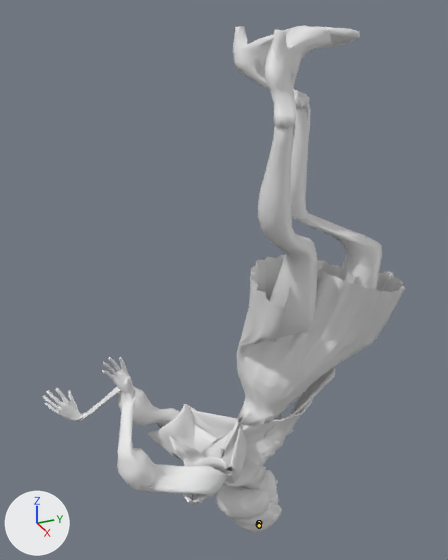
Two versions of the FBX model exports/newculture/Spirit_NewCulture_SDD_Compliant.fbx, one commit apart.
Both versions are drawn from a 50 mm camera at (1.417, -0.77, 1.671) aimed at (-0.131, -0.073, 0.897). Every picture has the same lights, and +X, +Y and +Z are marked at lower left. The picture after the commit comes second. Both versions are drawn at frame 1 of the action 'target_character|Turn'; the numbers are the values there. The bones that bend it are drawn over the model as lines.

In view in the first picture: 'Body', 'Hair' and 1 more.
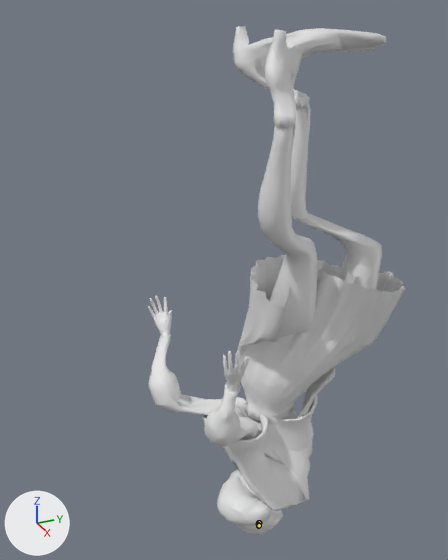
Location of each change, [x1, y1, x2, y2] in pixels of the pictures (448 x 560 px):
'Body', posed (29% narrower): before [43, 53, 405, 533]; after [148, 54, 405, 535]
'Hair', posed (20% wider): before [233, 25, 360, 76]; after [233, 26, 386, 76]
bone 'LeftForeArm', root to tip: before (258, 525) to (258, 524); after (258, 525) to (259, 525)
bone 'LeftHand', root to tip: before (258, 524) to (258, 524); after (259, 525) to (259, 524)

Diff of the bpy script that builds the scene:
```diff
--- a/exports/newculture/Spirit_NewCulture_SDD_Compliant.fbx.py
+++ b/exports/newculture/Spirit_NewCulture_SDD_Compliant.fbx.py
@@ bone_lefttoebase @@
 bone_lefttoebase = bpy.data.objects['target_character'].pose.bones['LeftToeBase']  # child of 'LeftFoot'
-bone_lefttoebase.rotation_quaternion = (0.999, -0.046, -0.006, 0.007)  # degrees (-5, -1, 1)
+bone_lefttoebase.rotation_quaternion = (0.997, -0.072, -0.02, -0.02)  # degrees (-8, -2, -2)
@@ bone_righttoebase @@
 bone_righttoebase = bpy.data.objects['target_character'].pose.bones['RightToeBase']  # child of 'RightFoot'
-bone_righttoebase.rotation_quaternion = (0.997, -0.064, -0.002, -0.035)  # degrees (-7, -1, -4)
+bone_righttoebase.rotation_quaternion = (0.995, -0.102, 0.007, -0.021)  # degrees (-12, 1, -3)
@@ bone_spine01 @@
 bone_spine01 = bpy.data.objects['target_character'].pose.bones['Spine01']  # child of 'Spine02'
-bone_spine01.rotation_quaternion = (0.995, 0.097, 0.003, -0.002)  # degrees (11, 0, 0)
+bone_spine01.rotation_quaternion = (0.998, -0.052, 0.008, 0.026)  # degrees (-6, 1, 3)
@@ bone_leftshoulder @@
 bone_leftshoulder = bpy.data.objects['target_character'].pose.bones['LeftShoulder']  # child of 'Spine'
-bone_leftshoulder.rotation_quaternion = (0.994, 0.071, 0.004, 0.081)  # degrees (8, 0, 9)
+bone_leftshoulder.rotation_quaternion = (0.978, -0.175, -0.019, 0.115)  # degrees (-20, 0, 13)
@@ bone_leftforearm @@
 bone_leftforearm = bpy.data.objects['target_character'].pose.bones['LeftForeArm']  # child of 'LeftArm'
-bone_leftforearm.rotation_quaternion = (0.997, 0.062, 0.001, -0.045)  # degrees (7, 0, -5)
+bone_leftforearm.rotation_quaternion = (0.994, 0.082, 0.009, -0.069)  # degrees (9, 2, -8)
@@ bone_lefthand @@
 bone_lefthand = bpy.data.objects['target_character'].pose.bones['LeftHand']  # child of 'LeftForeArm'
-bone_lefthand.rotation_quaternion = (0.992, 0.121, -0.015, -0.038)  # degrees (14, -1, -5)
+bone_lefthand.rotation_quaternion = (0.98, -0.006, -0.197, -0.019)  # degrees (0, -23, -2)
@@ bone_rightshoulder @@
 bone_rightshoulder = bpy.data.objects['target_character'].pose.bones['RightShoulder']  # child of 'Spine'
-bone_rightshoulder.rotation_quaternion = (0.988, 0.076, -0.004, -0.135)  # degrees (9, 1, -16)
+bone_rightshoulder.rotation_quaternion = (0.984, -0.137, 0.013, -0.113)  # degrees (-16, 0, -13)
@@ bone_neck @@
 bone_neck = bpy.data.objects['target_character'].pose.bones['neck']  # child of 'Spine'
-bone_neck.rotation_quaternion = (0.996, -0.082, -0.017, -0.029)  # degrees (-9, -2, -3)
+bone_neck.rotation_quaternion = (0.996, 0.083, 0.01, 0.025)  # degrees (10, 1, 3)
```
